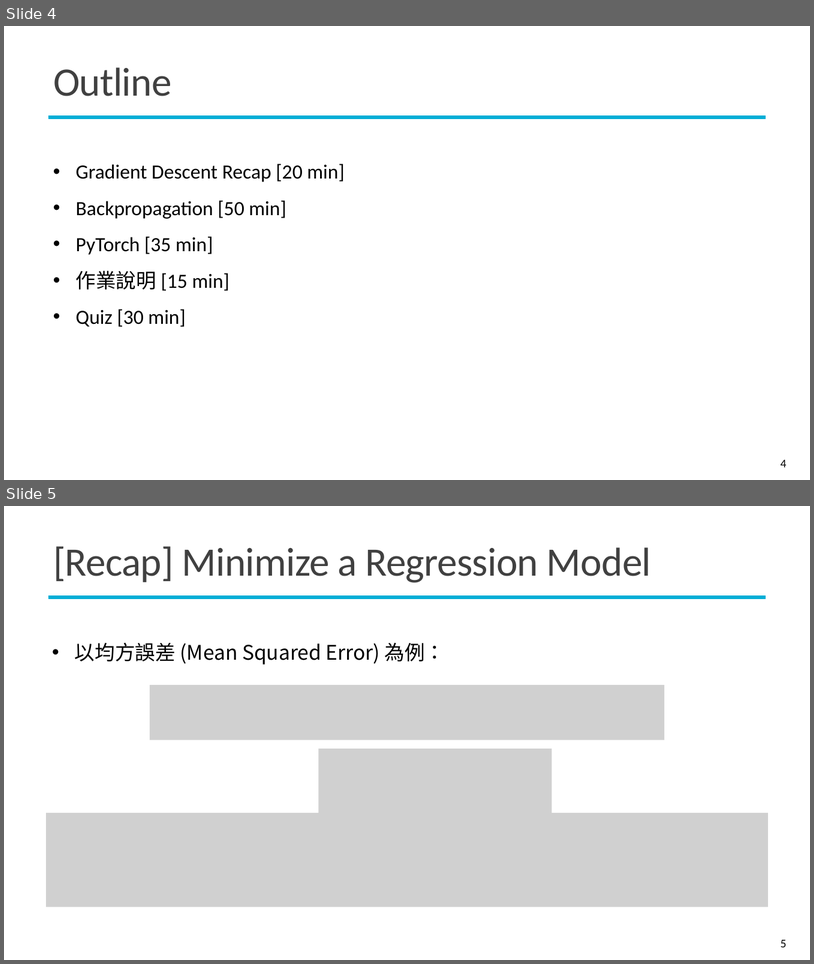
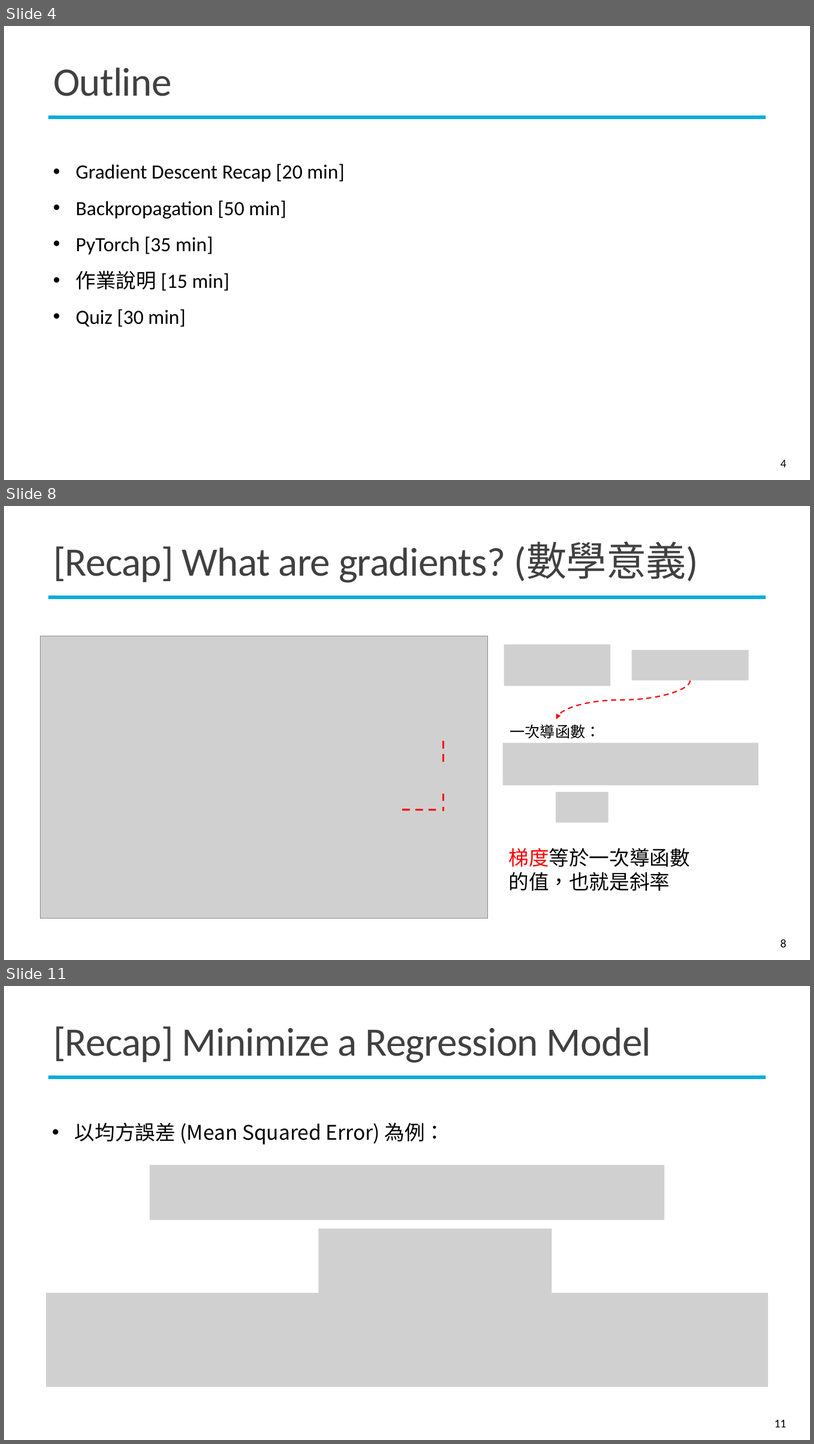
Before and after one commit to mcps5601/CGUDL_2025_Spring, a slide deck: slides/backprop_0303.pptx. Shown one above the other, each under a label of ours: slides 4 and 5 before the commit, slides 4, 8 and 11 after it; the slides between them are not shown. The pictures are 814x964 and 814x1444 pixels, drawn with LibreOffice and Linux fonts; fonts in the diff are those of the drawing; grey boxes stand for pictures; background and template pictures are left out. Boxes give left, top, right and bottom in pixels: in the first picture for what was removed or moved away, otherwise in the second. Text is boxed around its words. In the diff, an @@ line names an element or a change of style, - is before the commit and + after.

```diff
--- a/slides/backprop_0303.pptx
+++ b/slides/backprop_0303.pptx
@@ slide 8 added at [4, 506, 810, 960], background #FFFFFF; not listed: 1 template element that a slide beside it also shows @@
@@ title added at [53, 543, 699, 583], 48 pt, text #404040 @@
+[Recap] What are gradients? (數學意義)
@@ picture added at [40, 636, 488, 918] @@
@@ picture added at [504, 645, 611, 686] @@
@@ picture added at [632, 650, 749, 680] @@
@@ curved arrow added from (690, 680) to (557, 719), #FF0000 1.5 pt dashed @@
@@ text added at [510, 724, 601, 738], 18 pt, text #000000 @@
+一次導函數：
@@ line added from (444, 741) to (444, 811), #FF0000 2.25 pt dashed @@
@@ picture added at [503, 742, 759, 785] @@
@@ picture added at [441, 765, 479, 792] @@
@@ picture added at [557, 792, 609, 822] @@
@@ line added from (402, 810) to (441, 810), #FF0000 2.25 pt dashed @@
@@ picture added at [402, 811, 467, 838] @@
@@ text added at [509, 847, 690, 891], 24 pt, text #000000 @@
+梯度等於一次導函數的值，也就是斜率
@@ page number added at [781, 939, 787, 947], 14 pt, text #000000 @@
+8
@@ what was slide 5 is now slide 11 @@
@@ page number at [775, 1419, 787, 1427]: text changed @@
-5
+11
```
Also in this commit, not shown: 11 slides changed, 8 other slides added, 1 slide removed, 1 other file.
